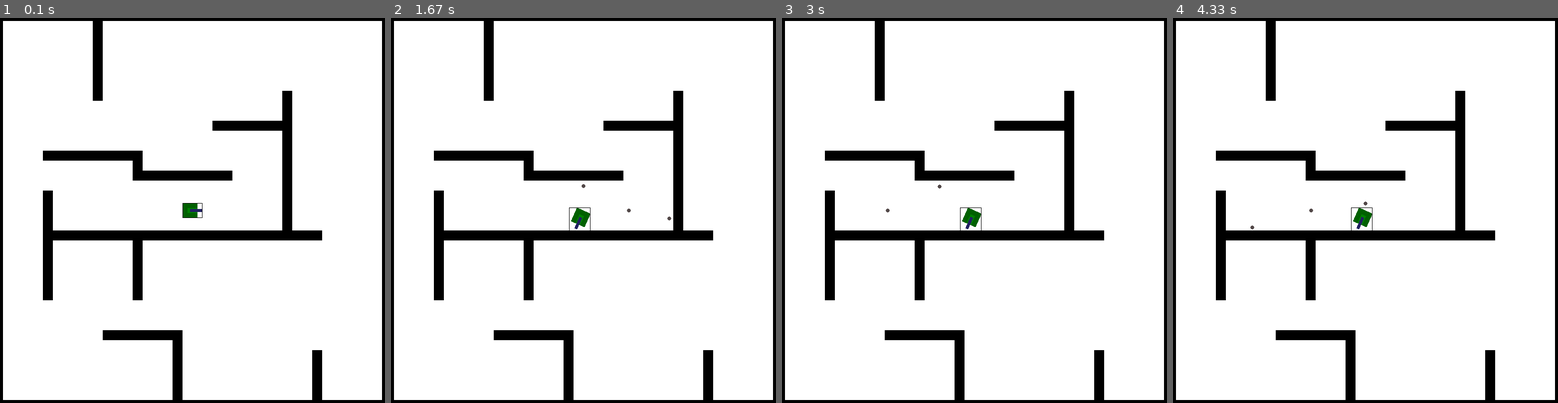
Above: before the commit, frames 1-4 (left to right).
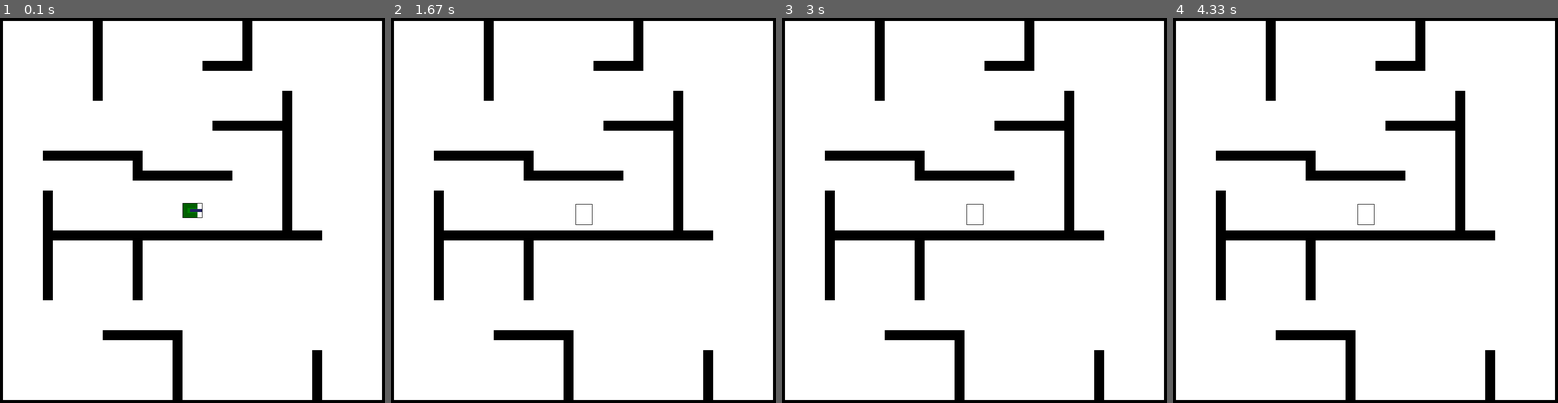
Above: after the commit, the same moments.

Repository: will-hd/Tank-Trouble
Game: pygame game, started from run.py
The game is run twice, just before and just after one commit, with the same random seed, the same clock (stepped at 60 frames per second) and the same inputs.
Inputs:
- Up to frame 1 (0.1 s): no input
- Up to frame 2 (1.67 s): tap F at 0.33, 0.73, 1.03, 1.23 s; hold Right 0.67-1.13 s; hold Up 1.17-1.47 s
- Up to frame 3 (3 s): no input
- Up to frame 4 (4.33 s): no input

The runs differ from the first frame. In frame 1, 0.6% of the frame differs, in the area x 52-66%, y 0-14%; in frame 2, 0.8%, in the area x 46-73%, y 0-56%; in frame 3, 0.8%; in frame 4, 0.8%.

Commit message:
feat: bullet collisions with tank

Diff:
--- a/bullets.py
+++ b/bullets.py
@@ -6,8 +6,9 @@
     def __init__(self,
                 position,
                 bullet_group,
-                wall_group,
+                game,
                 direction) -> None:
+        self.game = game
         super().__init__(bullet_group)
 
         # Surface, image, rect
@@ -15,18 +16,16 @@
         self.image.fill((0, 0, 0))
         self.image.set_colorkey((0, 0, 0))
         pygame.draw.circle(self.image, constants.BULLET_COLOR, (4, 4), radius=4)
-        # self.image = pygame.image.load("bullet.png")
 
         self.direction = direction
-        self.position = position.copy() + self.direction*6
+        self.position = position.copy() + self.direction*6 # Bullet spawned closer to end of barrel
         self.rect = self.image.get_rect(center=self.position)
 
 
-        self.bullet_speed = 5
+        self.bullet_speed = 7
         self.lifetime = 8000 # milliseconds
         self.spawn_time = pygame.time.get_ticks()
 
-        self.walls = wall_group
         self.frame = 0
 
     def update(self):
@@ -44,20 +43,25 @@
 
         # Do x
         self.rect.centerx = self.position.x
-        if pygame.sprite.spritecollide(self, self.walls, False):
+        if pygame.sprite.spritecollide(self, self.game.wall_group, False):
             self.direction.x *= -1
             self.position = self.position_before_collision
             self.rect.center = self.position
 
         # Do y
         self.rect.centery = self.position.y
-        if pygame.sprite.spritecollide(self, self.walls, False):
+        if pygame.sprite.spritecollide(self, self.game.wall_group, False):
             self.direction.y *= -1
             print(self.direction)
             self.position = self.position_before_collision
             self.rect.center = self.position
 
-        if pygame.time.get_ticks() - self.spawn_time >= self.lifetime:
+        current_time = pygame.time.get_ticks()
+
+        if current_time - self.spawn_time >= 200:
+            pygame.sprite.spritecollide(self, self.game.tank_group, True, pygame.sprite.collide_rect)
+
+        if current_time - self.spawn_time >= self.lifetime:
             self.kill()
 
     def draw(self):
--- a/maps/map1.txt
+++ b/maps/map1.txt
@@ -1,9 +1,9 @@
 1 1 1 1 1 1 1 1 1 1 1 1 1 1 1 1 1 1 1 1 1 1 1 1 1 1 1 1 1 1 1 1 1 1 1 1 1 1 1 1
-1 0 0 0 0 0 0 0 0 0 1 0 0 0 0 0 0 0 0 0 0 0 0 0 0 0 0 0 0 0 0 0 0 0 0 0 0 0 0 1
-1 0 0 0 0 0 0 0 0 0 1 0 0 0 0 0 0 0 0 0 0 0 0 0 0 0 0 0 0 0 0 0 0 0 0 0 0 0 0 1
-1 0 0 0 0 0 0 0 0 0 1 0 0 0 0 0 0 0 0 0 0 0 0 0 0 0 0 0 0 0 0 0 0 0 0 0 0 0 0 1
-1 0 0 0 0 0 0 0 0 0 1 0 0 0 0 0 0 0 0 0 0 0 0 0 0 0 0 0 0 0 0 0 0 0 0 0 0 0 0 1
-1 0 0 0 0 0 0 0 0 0 1 0 0 0 0 0 0 0 0 0 0 0 0 0 0 0 0 0 0 0 0 0 0 0 0 0 0 0 0 1
+1 0 0 0 0 0 0 0 0 0 1 0 0 0 0 0 0 0 0 0 0 0 0 0 0 1 0 0 0 0 0 0 0 0 0 0 0 0 0 1
+1 0 0 0 0 0 0 0 0 0 1 0 0 0 0 0 0 0 0 0 0 0 0 0 0 1 0 0 0 0 0 0 0 0 0 0 0 0 0 1
+1 0 0 0 0 0 0 0 0 0 1 0 0 0 0 0 0 0 0 0 0 0 0 0 0 1 0 0 0 0 0 0 0 0 0 0 0 0 0 1
+1 0 0 0 0 0 0 0 0 0 1 0 0 0 0 0 0 0 0 0 0 0 0 0 0 1 0 0 0 0 0 0 0 0 0 0 0 0 0 1
+1 0 0 0 0 0 0 0 0 0 1 0 0 0 0 0 0 0 0 0 0 1 1 1 1 1 0 0 0 0 0 0 0 0 0 0 0 0 0 1
 1 0 0 0 0 0 0 0 0 0 1 0 0 0 0 0 0 0 0 0 0 0 0 0 0 0 0 0 0 0 0 0 0 0 0 0 0 0 0 1
 1 0 0 0 0 0 0 0 0 0 1 0 0 0 0 0 0 0 0 0 0 0 0 0 0 0 0 0 0 0 0 0 0 0 0 0 0 0 0 1
 1 0 0 0 0 0 0 0 0 0 1 0 0 0 0 0 0 0 0 0 0 0 0 0 0 0 0 0 0 1 0 0 0 0 0 0 0 0 0 1
--- a/run.py
+++ b/run.py
@@ -25,7 +25,7 @@
 
         self.new_map()
 
-        self.tank = Tank(self.tank_group, self.wall_group)
+        self.tank = Tank(self)
 
 
     def run(self):
@@ -34,7 +34,7 @@
         GAME_RUNNING = True
 
         while GAME_RUNNING:
-            self.clock.tick(40)
+            self.clock.tick(30)
 
             for event in pygame.event.get():
                 if event.type == pygame.QUIT:
--- a/tank.py
+++ b/tank.py
@@ -6,8 +6,10 @@
 vector = pygame.math.Vector2
 
 class Tank(pygame.sprite.Sprite):
-    def __init__(self, tank_group, wall_group) -> None:
-        super().__init__(tank_group)
+    def __init__(self, game) -> None:
+        self.game = game
+        super().__init__(self.game.tank_group)
+        self.bullet_group = pygame.sprite.Group() # Bullet group for each tank
 
         self.image = pygame.Surface([40, 30], pygame.SRCALPHA)
         pygame.draw.rect(self.image, (0, 96, 0), (0, 0, 30, 30)) # Tank body
@@ -37,8 +39,6 @@
 
         self.previous_time = pygame.time.get_ticks()
 
-        self.bullet_group = pygame.sprite.Group() # Bullet group for each tank
-        self.wall_group = wall_group
 
     def update(self, keys):
         """
@@ -58,8 +58,8 @@
 
         # Check if rect collides, then check if mask collides. Hence, we are only
         # checking mask (intesive) if sprite is already close to walls
-        if pygame.sprite.spritecollide(self, self.wall_group, False, pygame.sprite.collide_rect):
-            if pygame.sprite.spritecollide(self, self.wall_group, False, pygame.sprite.collide_mask):
+        if pygame.sprite.spritecollide(self, self.game.wall_group, False, pygame.sprite.collide_rect):
+            if pygame.sprite.spritecollide(self, self.game.wall_group, False, pygame.sprite.collide_mask):
                 # Reset sprite to state before collision
                 self.angle = self.angle_before_collide
                 self.direction = vector(1, 0).rotate(-self.angle)
@@ -67,6 +67,7 @@
 
                 self.position = self.position_before_collide.copy()
                 self.rect.center = self.position
+
 
         self.dpos = vector(0, 0) # Reset back to zero for next frame
 
@@ -111,4 +112,4 @@
             return False
 
     def create_bullet(self):
-        Bullet(self.position, self.bullet_group, self.wall_group, direction=self.direction)
+        Bullet(self.position, self.bullet_group, self.game, direction=self.direction)
